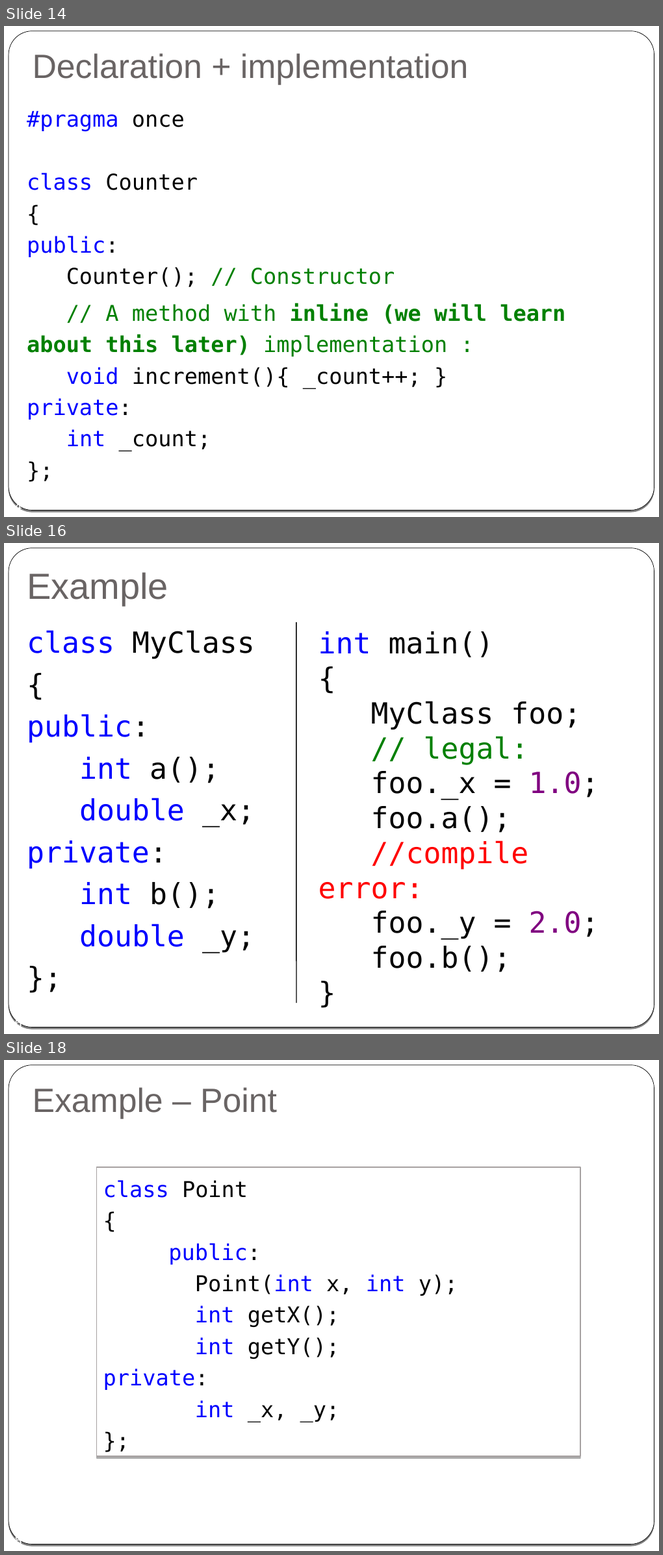
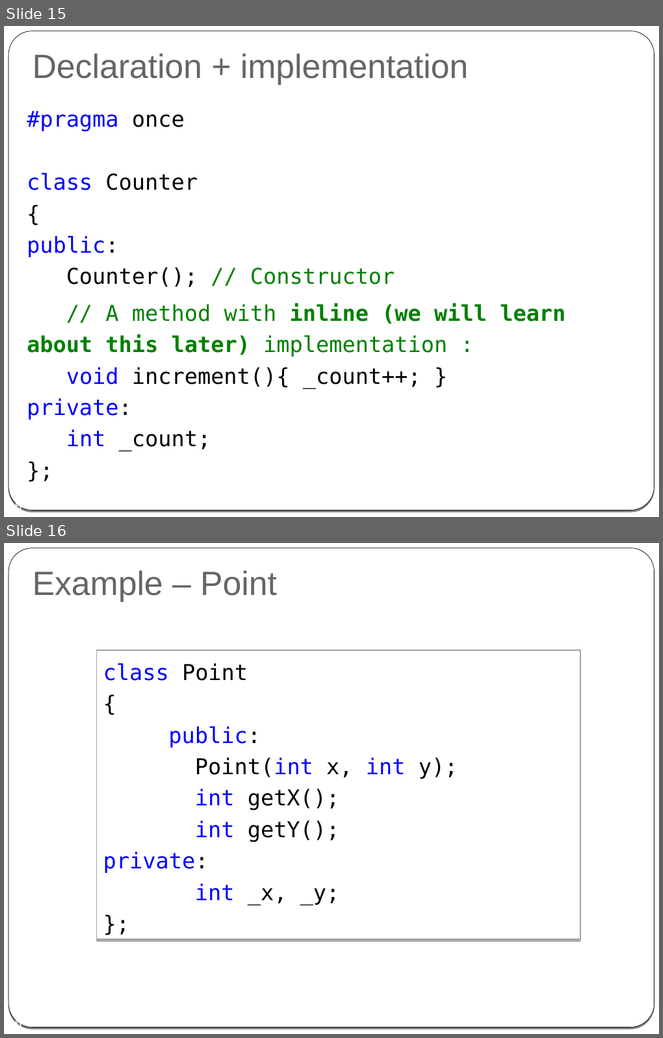
Before and after one commit to cpp-at-ariel/cpp-5778, a slide deck: week02-classes-constructors-destructors/slides.odp. Shown one above the other, each under a label of ours: slides 14, 16 and 18 before the commit, slides 15 and 16 after it; the slides between them are not shown. The pictures are 663x1555 and 663x1038 pixels, drawn with LibreOffice and Linux fonts; fonts in the diff are those of the drawing. Boxes give left, top, right and bottom in pixels: in the first picture for what was removed or moved away, otherwise in the second. Text is boxed around its words. In the diff, an @@ line names an element or a change of style, - is before the commit and + after.

```diff
--- a/week02-classes-constructors-destructors/slides.odp
+++ b/week02-classes-constructors-destructors/slides.odp
@@ slide 16 removed at (x1=4, y1=543, x2=659, y2=1034), background gradient #000000 to #FFFFFF; not listed: 2 template elements that a slide beside it also shows @@
@@ title removed at (x1=27, y1=572, x2=168, y2=605) @@
-Example
@@ text removed at (x1=27, y1=630, x2=255, y2=953) @@
-class MyClass
-{
-public:
-int a();
-double _x;
-private:
-int b();
-double _y;
-};
@@ line removed from (296, 622) to (296, 1004) @@
@@ text removed at (x1=319, y1=631, x2=599, y2=973) @@
-int main()
-{
-MyClass foo;
-// legal:
-foo._x = 1.0;
-foo.a();
-//compile error:
-foo._y = 2.0;
-foo.b();
-}
@@ page number removed at (x1=8, y1=1018, x2=22, y2=1027) @@
-16
@@ what was slide 14 is now slide 15 @@
@@ page number at (x1=8, y1=501, x2=22, y2=510): text changed @@
-14
+15
@@ what was slide 18 is now slide 16 @@
```
Also in this commit, not shown: 5 slides changed, 4 slides added, 10 other slides removed, 3 other files.
